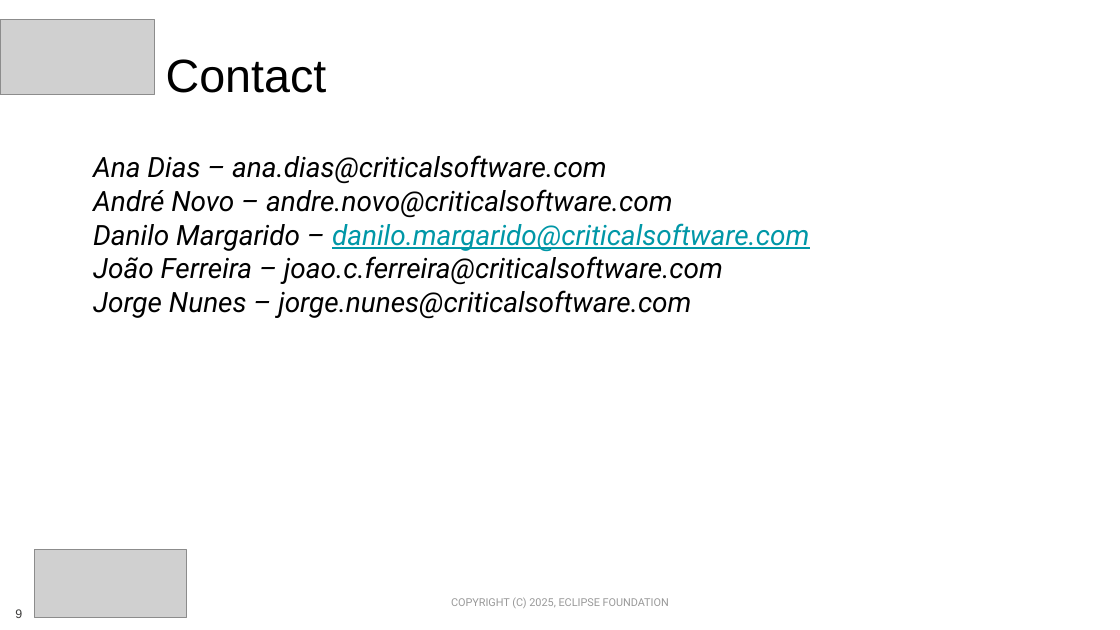
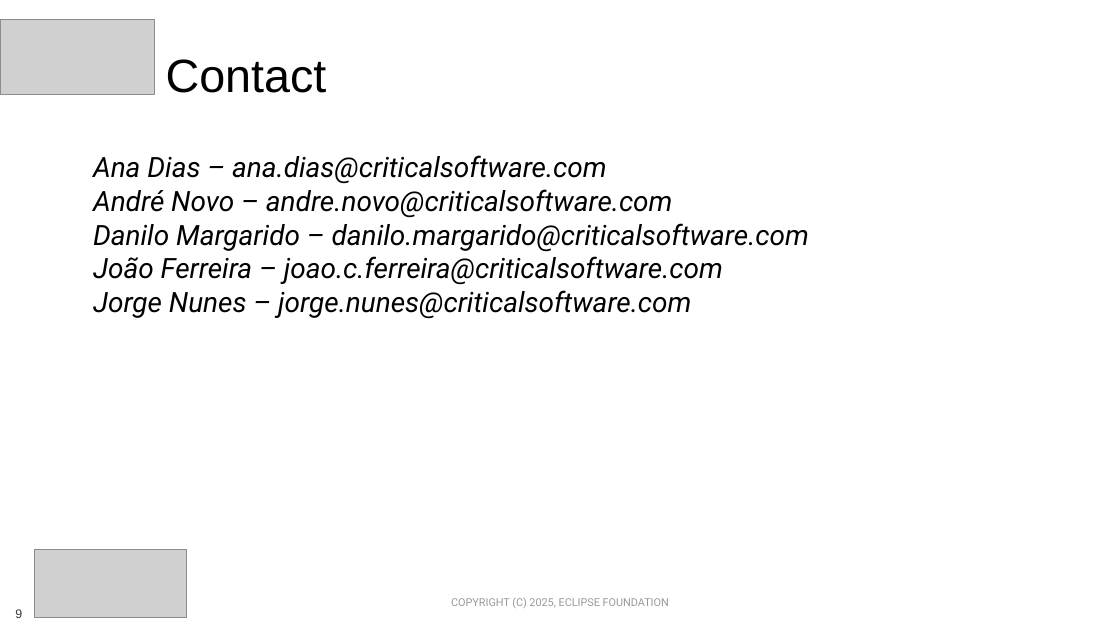
Before and after one commit to Eclipse-SDV-Hackathon-Chapter-Three/criticallites, a slide deck: slide 9 of SDV Hackathon 2025 - Pitching Slides Template.pptx. Drawn at 1120x630 pixels with LibreOffice and Linux fonts; fonts in the diff are those of the drawing; grey boxes stand for pictures; background and template pictures are left out. Boxes give left, top, right and bottom in pixels: in the first picture for what was removed or moved away, otherwise in the second. Text is boxed around its words. In the diff, an @@ line names an element or a change of style, - is before the commit and + after.

Commit message:
email corrected

```diff
--- a/SDV Hackathon 2025 - Pitching Slides Template.pptx
+++ b/SDV Hackathon 2025 - Pitching Slides Template.pptx
@@ text at <box>93,223,809,252</box>: text colour #0097A7 to #000000, underline off in "danilo.margarido@criticalsoftware.com" @@
```
